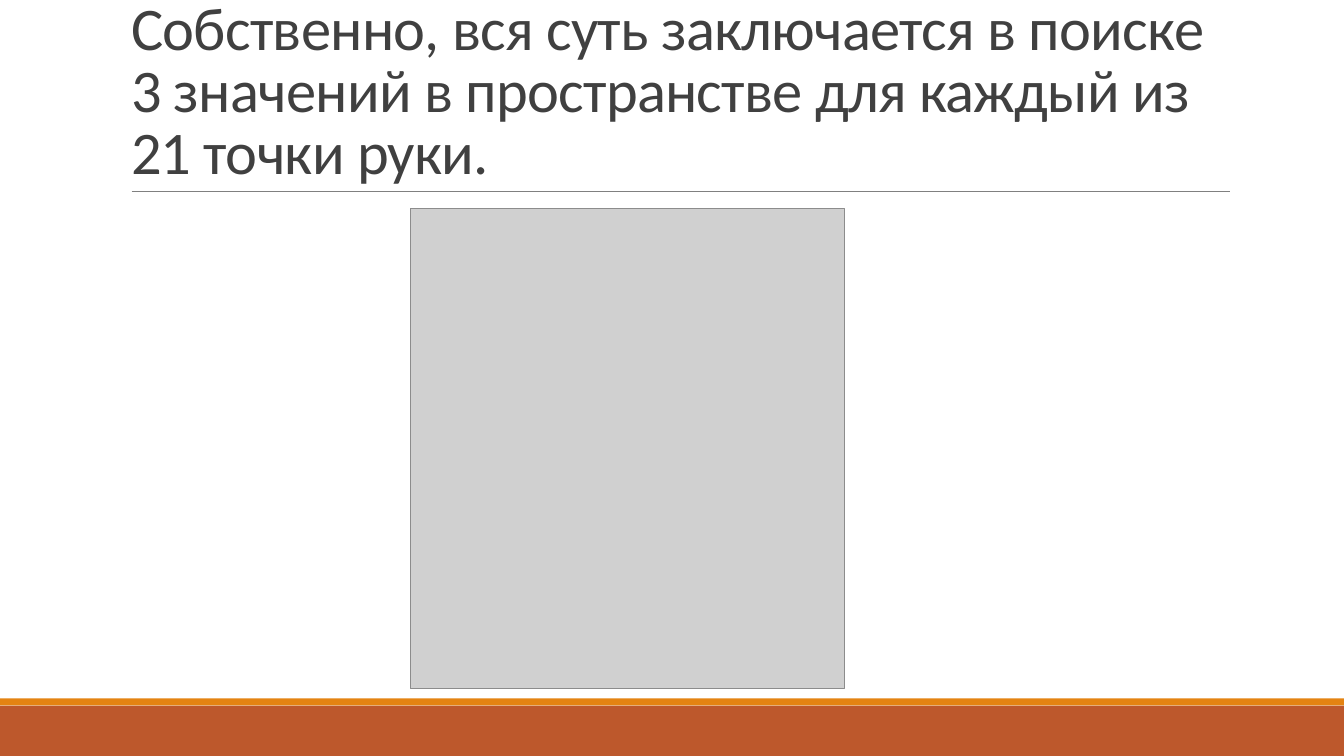
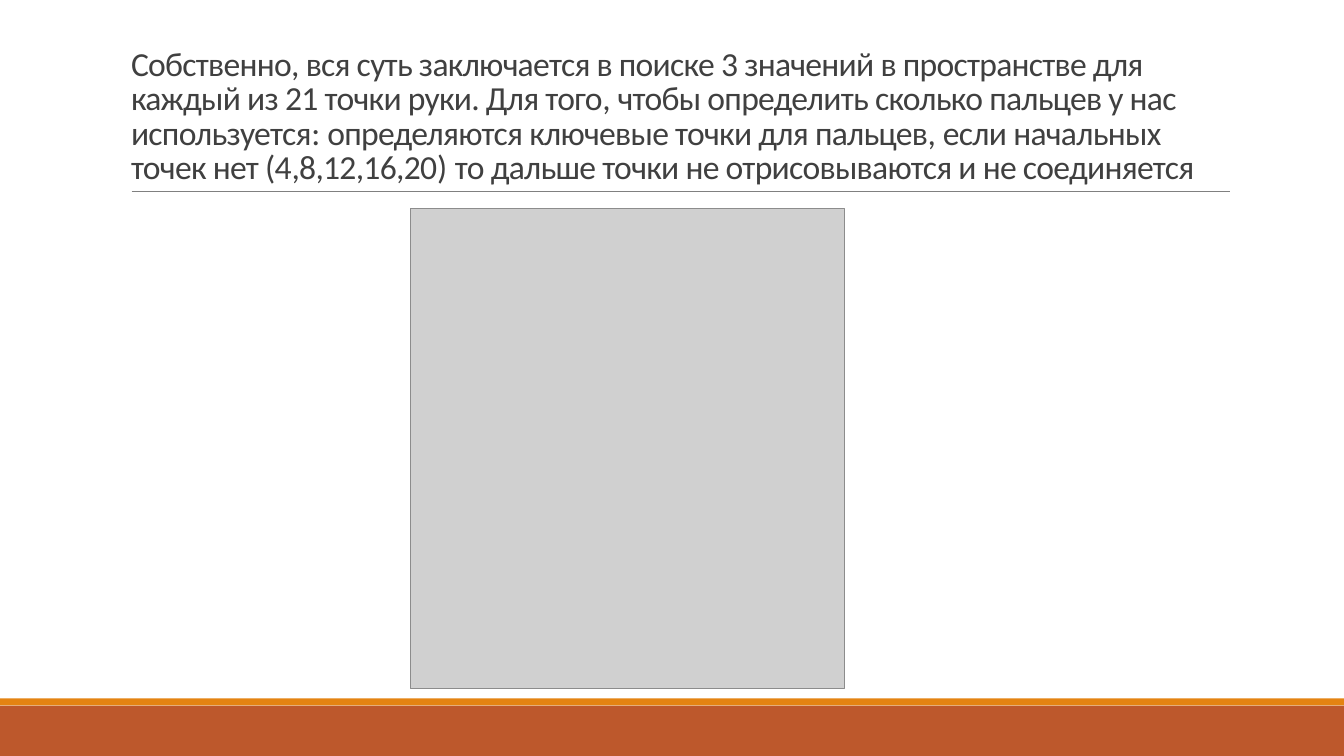
Before and after one commit to Ferogama/robots, a slide deck: slide 5 of Raspoznavanie_zhestov_s_pomoschyu_biblioteki_MediaPipe.pptx. Drawn at 1344x756 pixels with LibreOffice and Linux fonts; fonts in the diff are those of the drawing; grey boxes stand for pictures. Boxes give left, top, right and bottom in pixels: in the first picture for what was removed or moved away, otherwise in the second. Text is boxed around its words. In the diff, an @@ line names an element or a change of style, - is before the commit and + after.

```diff
--- a/Raspoznavanie_zhestov_s_pomoschyu_biblioteki_MediaPipe.pptx
+++ b/Raspoznavanie_zhestov_s_pomoschyu_biblioteki_MediaPipe.pptx
@@ title at (131,53,1194,185): text changed; size 43.2 to 24 pt @@
-Собственно, вся суть заключается в поиске 3 значений в пространстве для каждый из 21 точки руки.
+Собственно, вся суть заключается в поиске 3 значений в пространстве для каждый из 21 точки руки. Для того, чтобы определить сколько пальцев у нас используется: определяются ключевые точки для пальцев, если начальных точек нет (4,8,12,16,20) то дальше точки не отрисовываются и не соединяется
```
Also in this commit, not shown: 1 other file.
